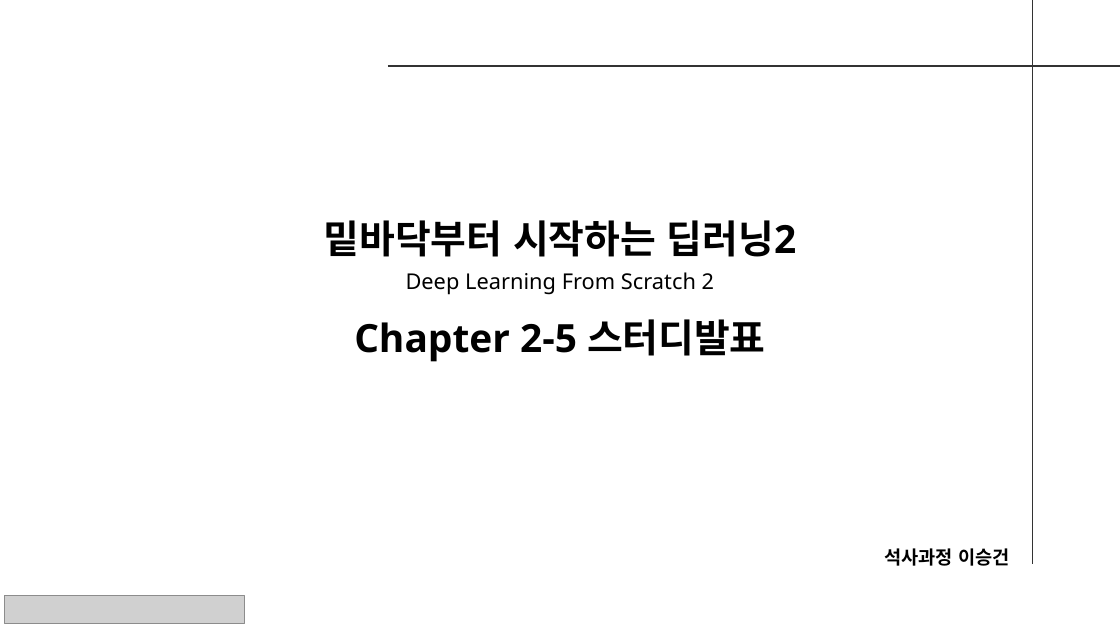
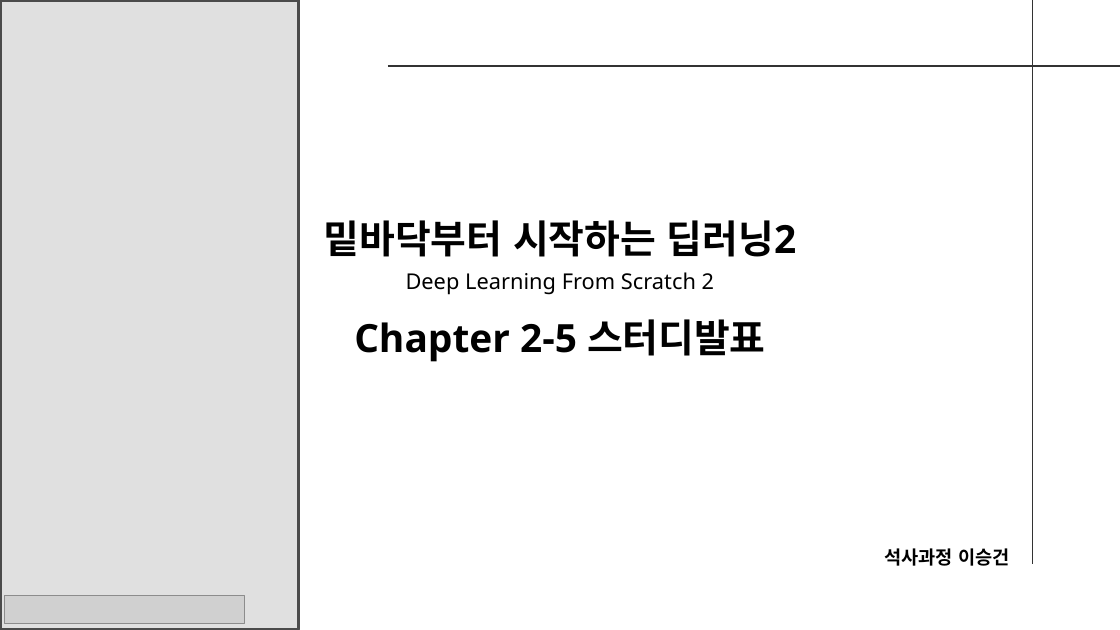
Before and after one commit to seungdeng/Deep-Learning-from-Scratch, a slide deck: slide 1 of study/발표자료/20250220_밑딥2_이승건_chap2345발표자료_NotoSans.pptx. Drawn at 1120x630 pixels with LibreOffice and Linux fonts; fonts in the diff are those of the drawing; grey boxes stand for pictures. Boxes give left, top, right and bottom in pixels: in the first picture for what was removed or moved away, otherwise in the second. Text is boxed around its words. In the diff, an @@ line names an element or a change of style, - is before the commit and + after.

```diff
--- a/study/발표자료/20250220_밑딥2_이승건_chap2345발표자료_NotoSans.pptx
+++ b/study/발표자료/20250220_밑딥2_이승건_chap2345발표자료_NotoSans.pptx
@@ rectangle added at (0,0,299,629), fill #E0E0E0, outline #4B4B4B 2 pt @@
```
Also in this commit, not shown: 5 other slides changed.
